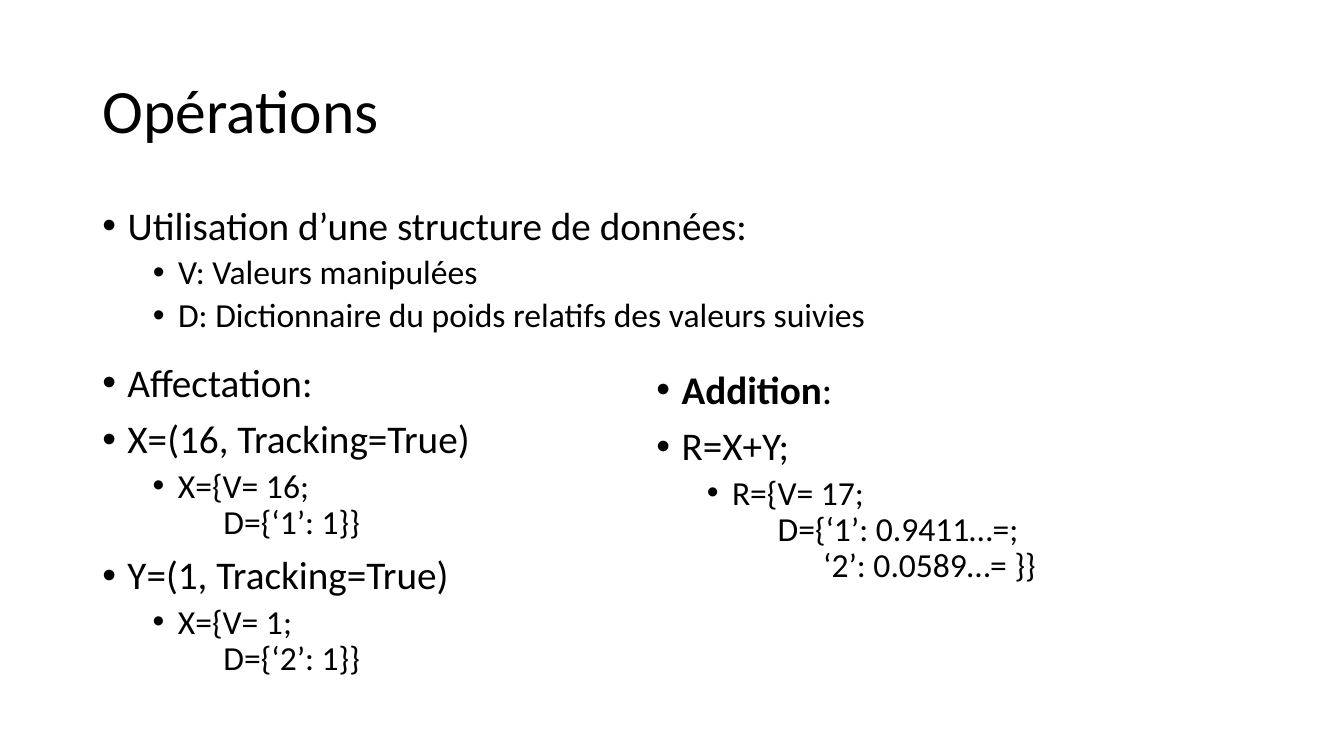
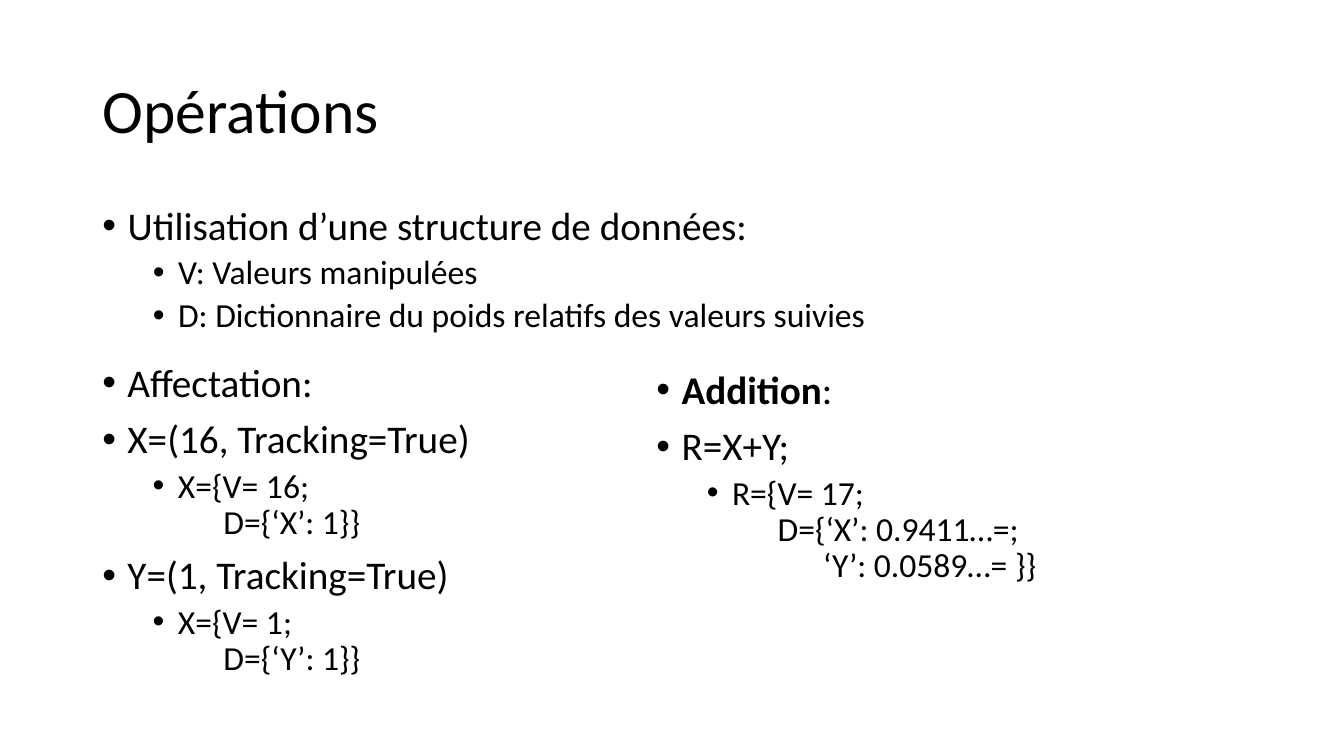
Before and after one commit to ddavid42/chromatic, a slide deck: slide 10 of Presentation/Représentation et analyse chromatique de l’influence des valeurs.odp. Drawn at 1344x756 pixels with LibreOffice and Linux fonts; fonts in the diff are those of the drawing. Boxes give left, top, right and bottom in pixels: in the first picture for what was removed or moved away, otherwise in the second. Text is boxed around its words. In the diff, an @@ line names an element or a change of style, - is before the commit and + after.

```diff
--- a/Presentation/Représentation et analyse chromatique de l’influence des valeurs.odp
+++ b/Presentation/Représentation et analyse chromatique de l’influence des valeurs.odp
@@ text at (178, 473, 360, 539): text changed @@
-  • X={V= 16;
-    D={‘1’: 1}}
+  • X={V= 16;
+    D={‘X’: 1}}
@@ text at (732, 480, 1018, 578): text changed @@
-  • R={V= 17;
-    D={‘1’: 0.9411…=;
-    ‘2’: 0.0589…= }}
+  • R={V= 17;
+    D={‘X’: 0.9411…=;
+    ‘Y’: 0.0589…= }}
@@ text at (178, 609, 360, 675): text changed @@
-  • X={V= 1;
-    D={‘2’: 1}}
+  • X={V= 1;
+    D={‘Y’: 1}}
```
Also in this commit, not shown: 6 other slides changed.
